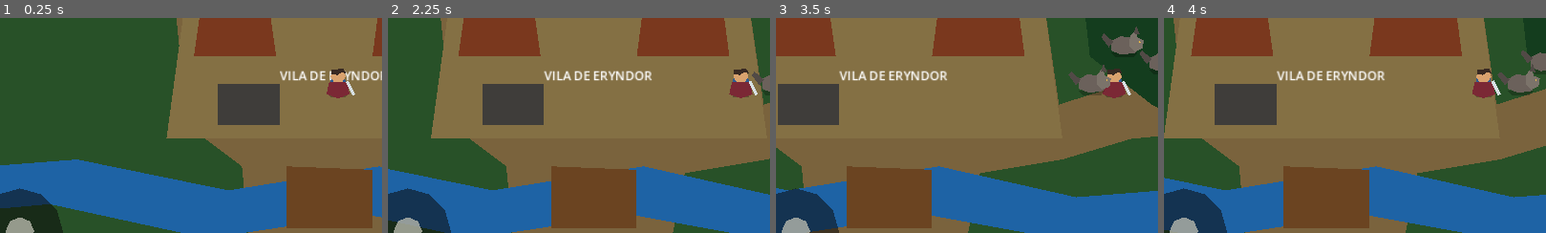
Above: before the commit, frames 1-4 (left to right).
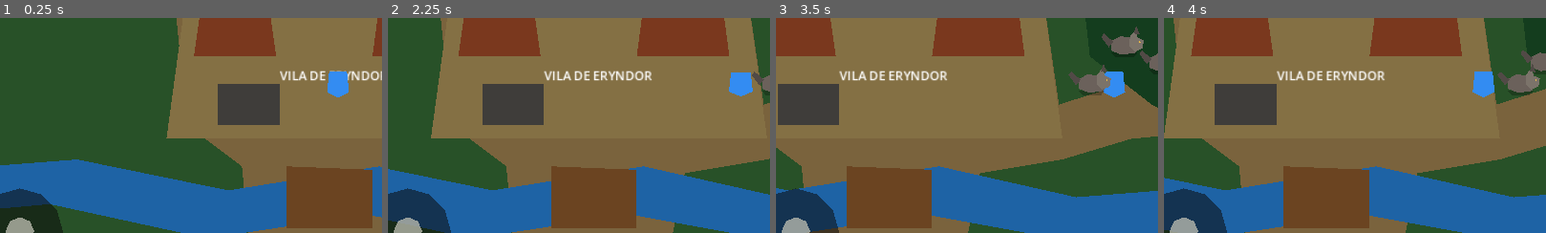
Above: after the commit, the same moments.

Repository: Surgaj/Aervalon
Game: Godot game, scene res://scenes/world/eryndor.tscn
Same seed, same stepped clock (60 frames per second), same inputs: the game is played once before the commit and once after it.
Inputs (mouse positions are % of the whole screen's width and height, from its top left):
- Up to frame 1 (0.25 s): no input
- Up to frame 2 (2.25 s): tap Enter at 0.5 s; move the mouse to (72, 45) at 0.52 s; hold D (move_right) 0.53-1.25 s; tap Space (attack) at 0.6, 2.1 s; click (72, 45) at 0.67 s; drag from (30, 55) to (56, 50) at 1.27 s; move the mouse to (60, 28) at 2.02 s; hold D (move_right) from 2.03 s (still down)
- Up to frame 3 (3.5 s): release D (move_right) at 2.75 s; drag from (45, 70) to (20, 35) at 2.77 s
- Up to frame 4 (4 s): move the mouse to (80, 65) at 3.52 s; hold A (move_left) from 3.53 s (still down); tap Space (attack) at 3.6 s
The pictures show only the part of the screen within x 6-56%, y 35-85%; the shares and areas given below are measured in that part.

The runs differ from the first frame. In frame 1, 0.7% of the frame differs, in the area x 85-93%, y 23-38%; in frame 2, 0.7%, in the area x 89-97%, y 23-38%; in frame 3, 0.6%; in frame 4, 0.7%.

Commit message:
diagnostic: restore known-good player scene

Diff:
--- a/scenes/actors/player.tscn
+++ b/scenes/actors/player.tscn
@@ -1,9 +1,11 @@
 [gd_scene load_steps=4 format=3]
 
 [ext_resource path="res://scripts/player.gd" type="Script" id="1"]
+
 [sub_resource type="CapsuleShape2D" id="Capsule"]
 radius = 12.0
 height = 30.0
+
 [sub_resource type="CircleShape2D" id="Attack"]
 radius = 34.0
 
@@ -11,32 +13,22 @@
 collision_layer = 2
 collision_mask = 1
 script = ExtResource("1")
-[node name="Shadow" type="Polygon2D" parent="."]
-polygon = PackedVector2Array(-16,13,16,13,11,19,-11,19)
-color = Color(0,0,0,0.28)
+
 [node name="Body" type="Polygon2D" parent="."]
-polygon = PackedVector2Array(-10,-9,10,-9,13,14,0,19,-13,14)
-color = Color(0.192,0.357,0.569,1)
-[node name="Cloak" type="Polygon2D" parent="."]
-polygon = PackedVector2Array(-13,-3,13,-3,17,15,0,21,-17,15)
-color = Color(0.486,0.157,0.208,1)
-[node name="Head" type="Polygon2D" parent="."]
-polygon = PackedVector2Array(-8,-20,8,-20,11,-10,6,-3,-6,-3,-11,-10)
-color = Color(0.851,0.639,0.435,1)
-[node name="Hair" type="Polygon2D" parent="."]
-polygon = PackedVector2Array(-10,-21,8,-22,12,-15,5,-17,-1,-13,-10,-14)
-color = Color(0.224,0.165,0.141,1)
-[node name="Sword" type="Polygon2D" parent="."]
-polygon = PackedVector2Array(11,-3,15,-5,25,15,21,17)
-color = Color(0.847,0.882,0.894,1)
+polygon = PackedVector2Array(-13,-18, 13,-18, 16,12, 0,20, -16,12)
+color = Color(0.2,0.55,0.95,1)
+
 [node name="CollisionShape2D" type="CollisionShape2D" parent="."]
 shape = SubResource("Capsule")
+
 [node name="AttackArea" type="Area2D" parent="."]
 collision_layer = 0
 collision_mask = 4
 monitoring = true
+
 [node name="CollisionShape2D" type="CollisionShape2D" parent="AttackArea"]
 shape = SubResource("Attack")
+
 [node name="Camera2D" type="Camera2D" parent="."]
 position_smoothing_enabled = true
 position_smoothing_speed = 7.0
